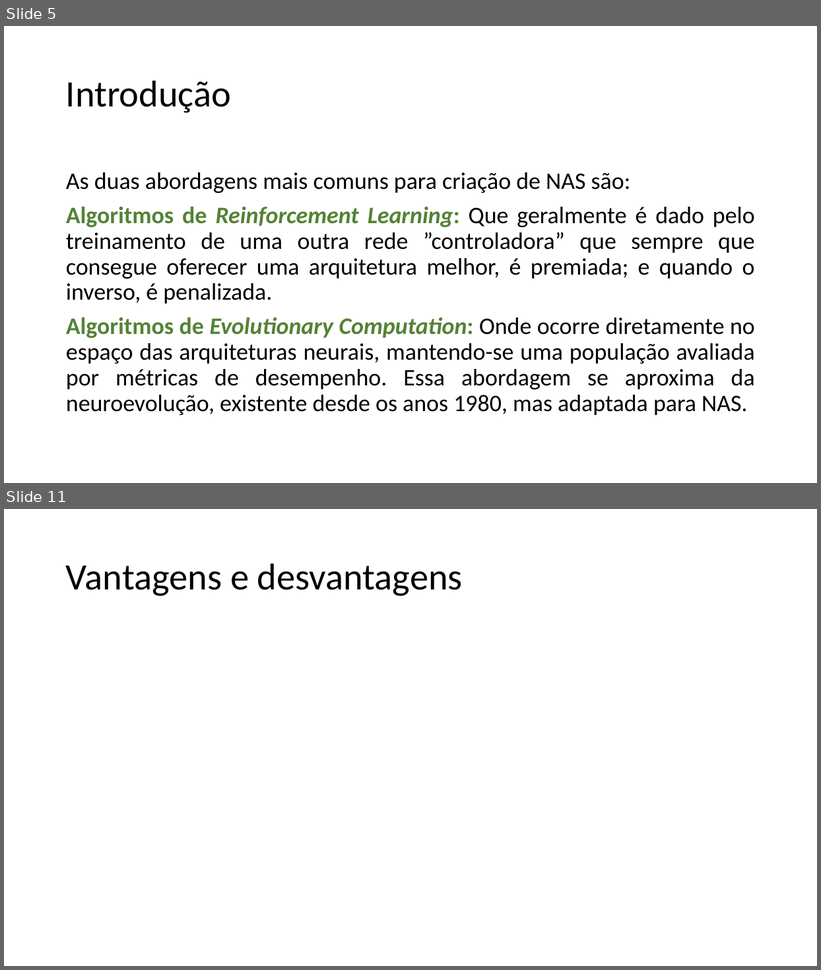
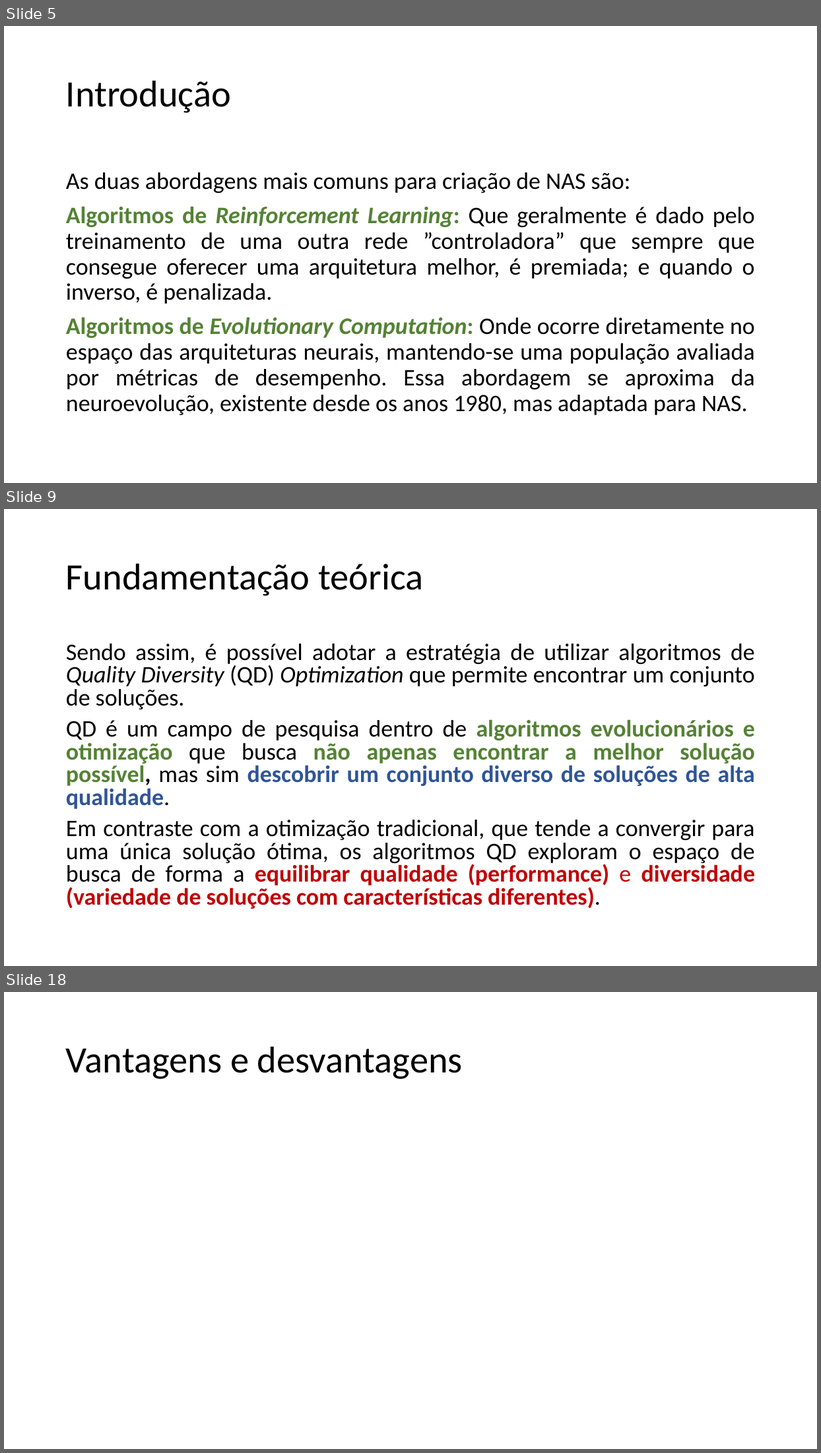
Before and after one commit to guerrato/guerrato_967_tp558, a slide deck: seminarios/TP558_LLM_QD.pptx. Shown one above the other, each under a label of ours: slides 5 and 11 before the commit, slides 5, 9 and 18 after it; the slides between them are not shown. The pictures are 821x970 and 821x1453 pixels, drawn with LibreOffice and Linux fonts; fonts in the diff are those of the drawing. Boxes give left, top, right and bottom in pixels: in the first picture for what was removed or moved away, otherwise in the second. Text is boxed around its words. In the diff, an @@ line names an element or a change of style, - is before the commit and + after.

Commit message:
Preparing slides - Fundamentação, Arquitetura e treinamento

```diff
--- a/seminarios/TP558_LLM_QD.pptx
+++ b/seminarios/TP558_LLM_QD.pptx
@@ slide 9 added at box(4, 509, 817, 966), background #FFFFFF @@
@@ title added at box(66, 563, 423, 596), 44 pt, text #000000 @@
+Fundamentação teórica
@@ text added at box(66, 644, 756, 909), 28 pt, text #000000 @@
+Sendo assim, é possível adotar a estratégia de utilizar algoritmos de Quality Diversity (QD) Optimization que permite encontrar um conjunto de soluções.
+QD é um campo de pesquisa dentro de algoritmos evolucionários e otimização que busca não apenas encontrar a melhor solução possível, mas sim descobrir um conjunto diverso de soluções de alta qualidade.
+Em contraste com a otimização tradicional, que tende a convergir para uma única solução ótima, os algoritmos QD exploram o espaço de busca de forma a equilibrar qualidade (performance) e diversidade (variedade de soluções com características diferentes).
@@ what was slide 11 is now slide 18 @@
```
Also in this commit, not shown: 4 slides changed, 7 other slides added, 1 slide removed.
